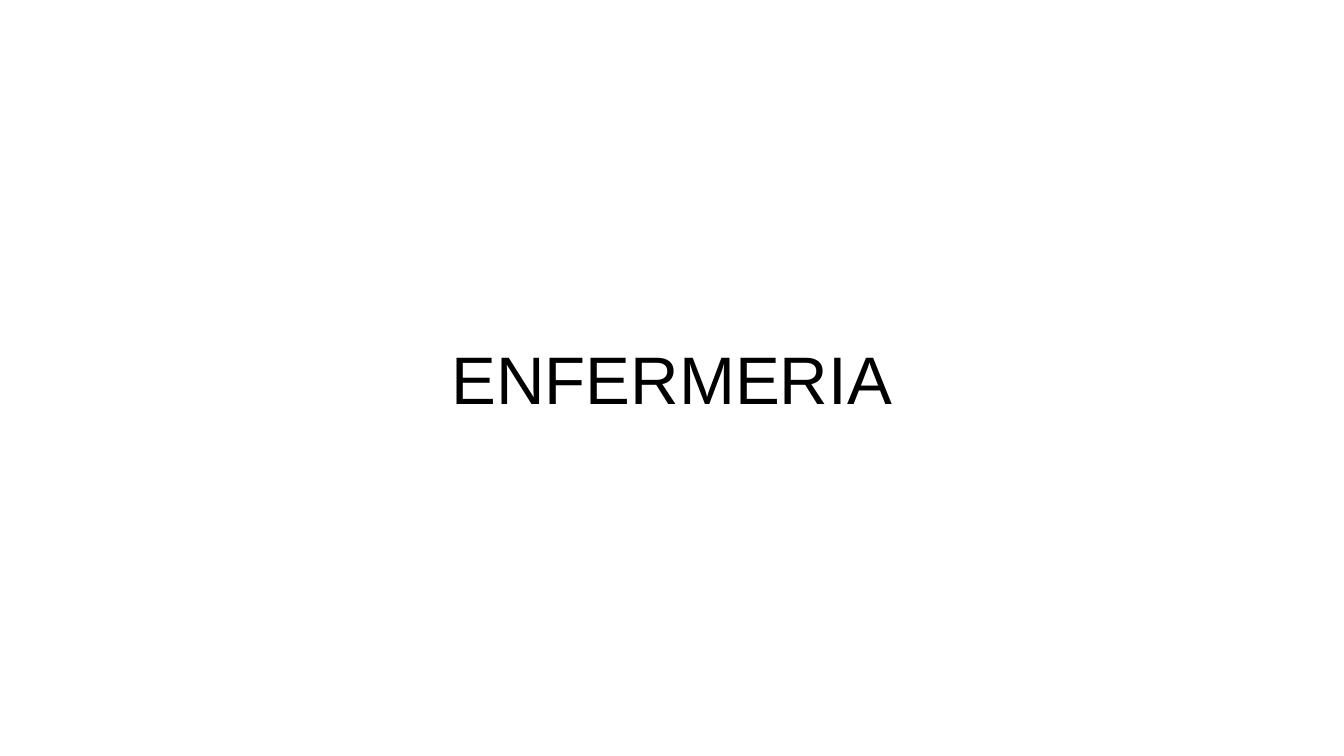
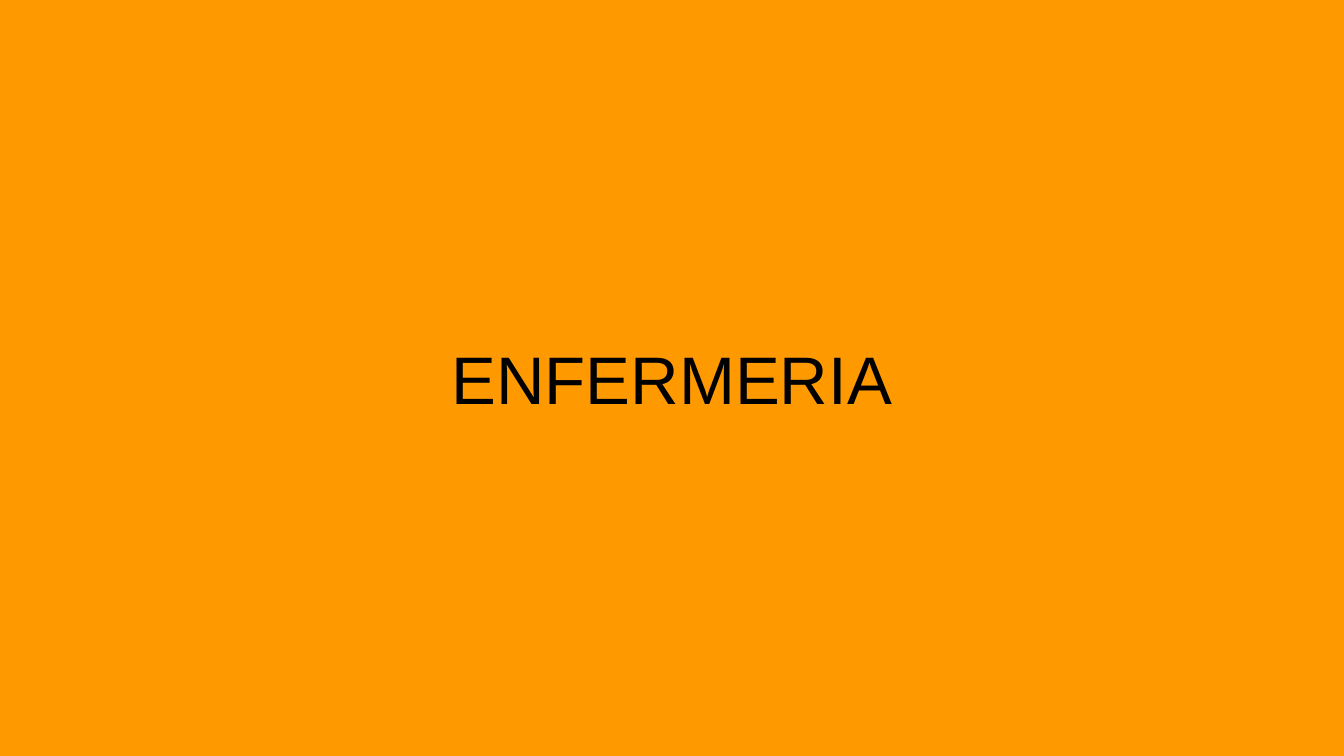
Before and after one commit to sisprovguardia-gustavo/docs, a slide deck: slide 10 of docs/notas_sistema.pptx (slide 9 before the commit). Drawn at 1344x756 pixels with LibreOffice and Linux fonts; fonts in the diff are those of the drawing. Boxes give left, top, right and bottom in pixels: in the first picture for what was removed or moved away, otherwise in the second. Text is boxed around its words. In the diff, an @@ line names an element or a change of style, - is before the commit and + after.

```diff
--- a/docs/notas_sistema.pptx
+++ b/docs/notas_sistema.pptx
@@ background #FFFFFF to #FF9900 @@
```
Also in this commit, not shown: 7 other slides changed, 8 slides added, 1 slide removed, 16 other files.
